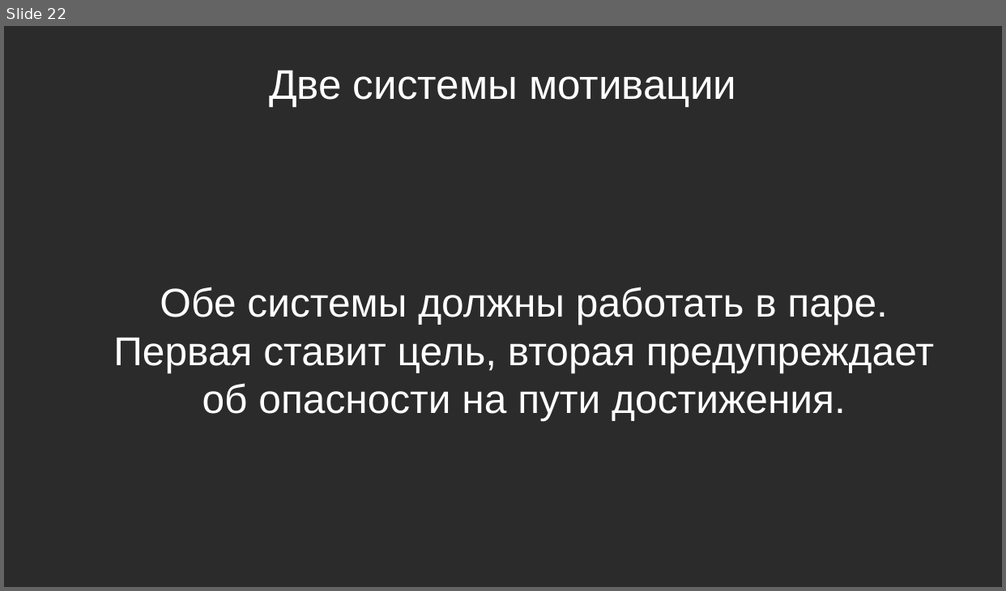
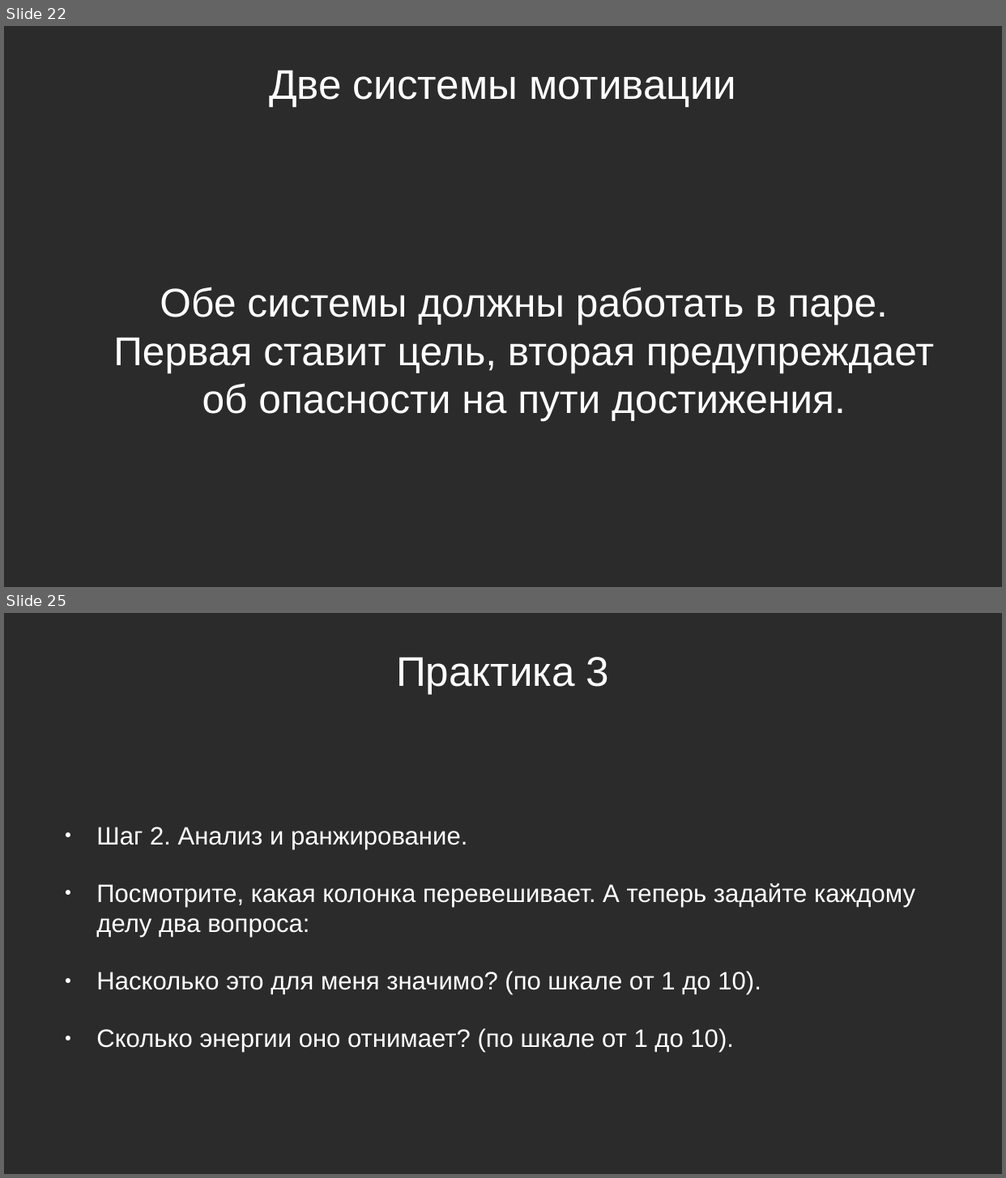
Before and after one commit to Chularev/articles, a slide deck: Psychology/Гомеостаз и мотивация (практика).odp. Shown one above the other, each under a label of ours: slide 22 before the commit, slides 22 and 25 after it; the slides between them are not shown. The pictures are 1006x591 and 1006x1178 pixels, drawn with LibreOffice and Linux fonts; fonts in the diff are those of the drawing; background and template pictures are left out; a plain dark background stands for a picture behind light text. Boxes give left, top, right and bottom in pixels: in the first picture for what was removed or moved away, otherwise in the second. Text is boxed around its words. In the diff, an @@ line names an element or a change of style, - is before the commit and + after.

```diff
--- a/Psychology/Гомеостаз и мотивация (практика).odp
+++ b/Psychology/Гомеостаз и мотивация (практика).odp
@@ slide 25 added at (x1=4, y1=613, x2=1002, y2=1174), background picture (left out) @@
@@ title added at (x1=396, y1=657, x2=609, y2=695), 33 pt, text #FFFFFF @@
+Практика 3
@@ text added at (x1=96, y1=827, x2=915, y2=1053), 20 pt, text #FFFFFF @@
+● Шаг 2. Анализ и ранжирование.
+● Посмотрите, какая колонка перевешивает. А теперь задайте каждому делу два вопроса:
+● Насколько это для меня значимо? (по шкале от 1 до 10).
+● Сколько энергии оно отнимает? (по шкале от 1 до 10).
```
Also in this commit, not shown: 4 slides changed, 13 other slides added, 1 slide removed.
